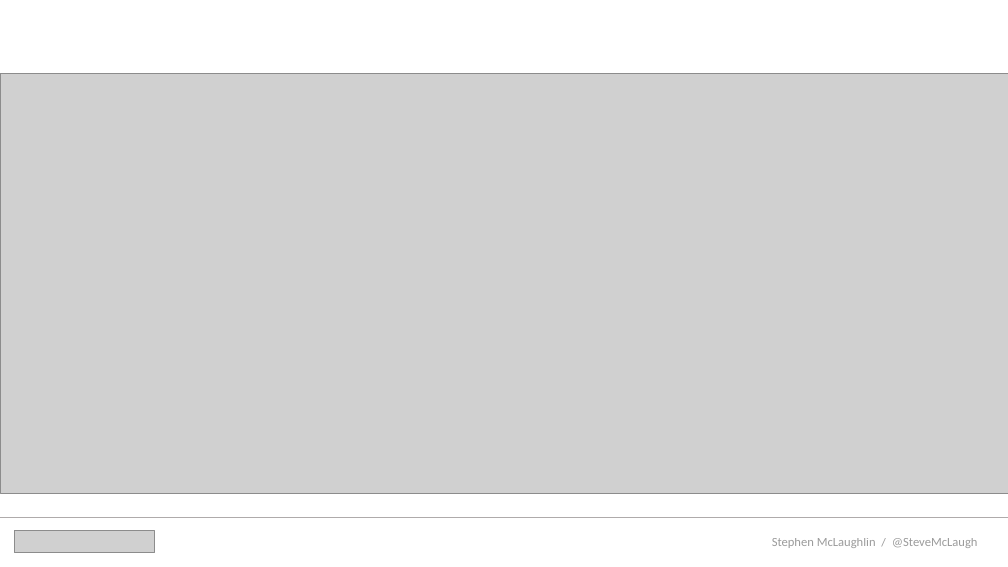
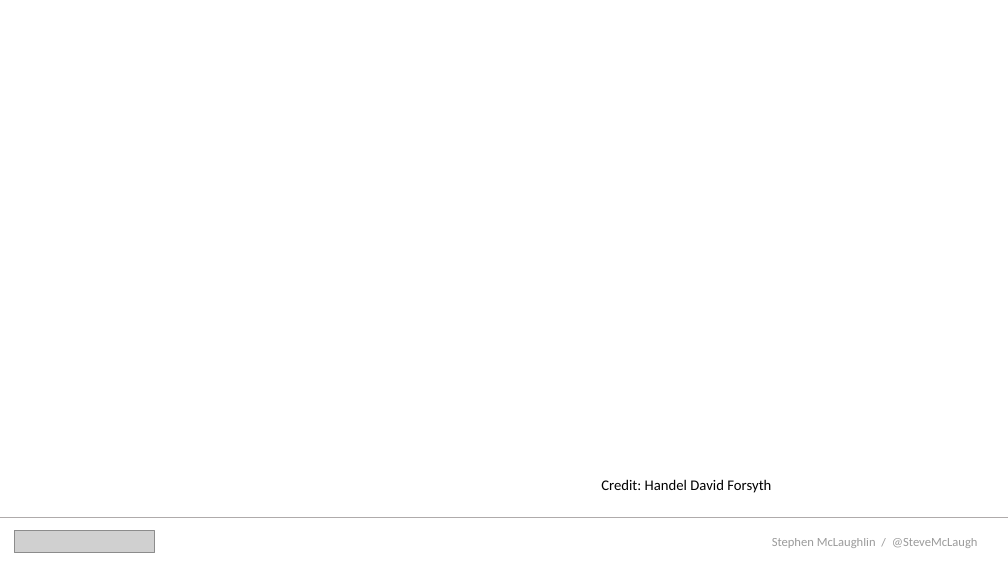
Before and after one commit to stevemclaugh/HILT-Audio-ML, a slide deck: slide 23 of Slides/Day_1.pptx (slide 15 before the commit). Drawn at 1008x567 pixels with LibreOffice and Linux fonts; fonts in the diff are those of the drawing; grey boxes stand for pictures. Boxes give left, top, right and bottom in pixels: in the first picture for what was removed or moved away, otherwise in the second. Text is boxed around its words. In the diff, an @@ line names an element or a change of style, - is before the commit and + after.

```diff
--- a/Slides/Day_1.pptx
+++ b/Slides/Day_1.pptx
@@ picture removed at <box>0,73,1008,493</box> @@
@@ text added at <box>601,479,771,493</box>, 14 pt, text #000000 @@
+Credit: Handel David Forsyth
```
Also in this commit, not shown: 12 other slides changed, 6 slides added, 2 other files.
